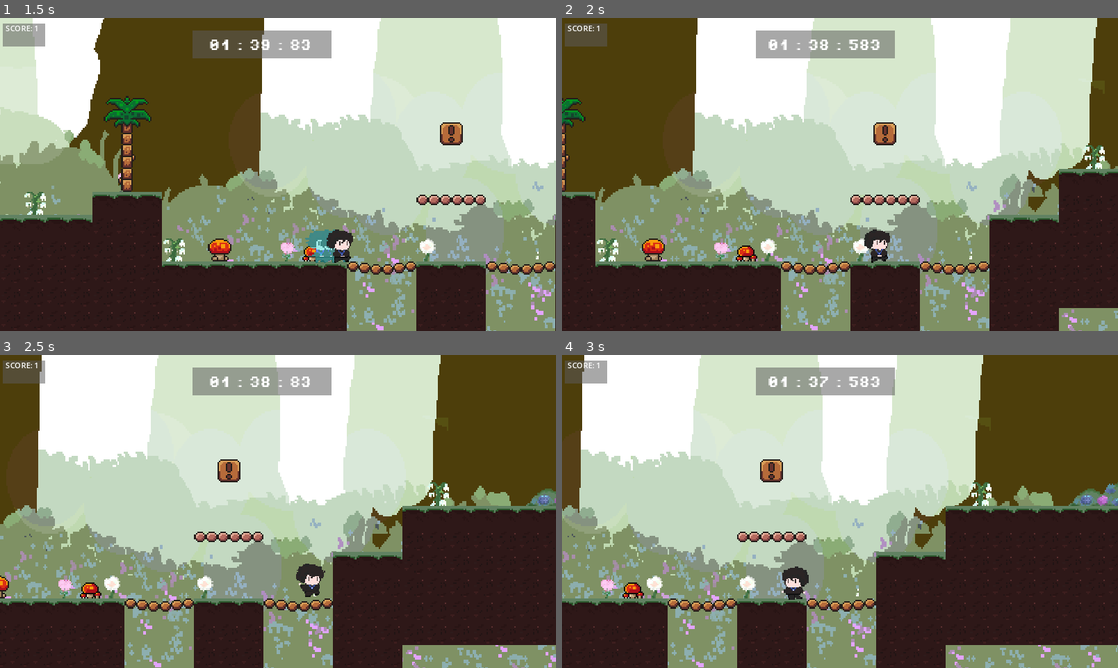
Above: before the commit, frames 1-4 (two rows, left to right).
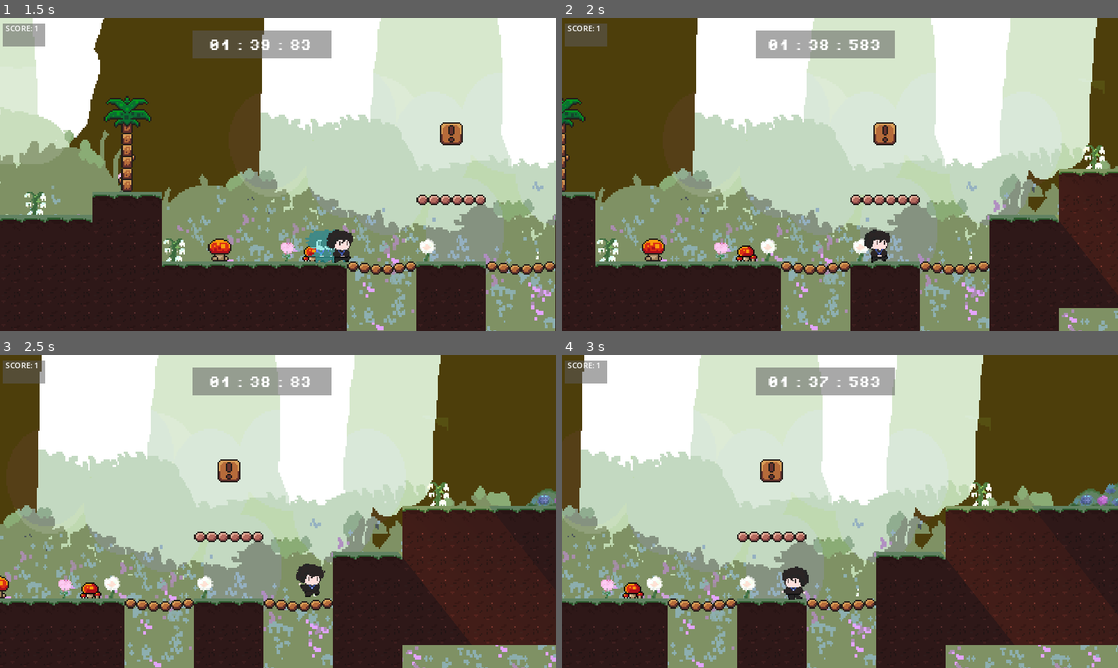
Above: after the commit, the same moments.

Repository: ajpolintan/GMTK_GameJam
Game: Godot game, scene res://Scenes/Main_Menu.tscn
The game is run twice, just before and just after one commit, with the same random seed, the same clock (stepped at 60 frames per second) and the same inputs.
Inputs (mouse positions are in pixels of both pictures, inside the frame that each line leads up to):
- Up to frame 1 (1.5 s): click "Start" at 0.5 s; tap Enter at 1.25 s; move the mouse to (400, 158) at 1.27 s; hold Right (move_right) from 1.28 s (still down); tap Shift (dash) at 1.35 s
- Up to frame 2 (2 s): keep holding Right (move_right); tap Space (jump) at 1.52 s
- Up to frame 3 (2.5 s): keep holding Right (move_right); move the mouse to (166, 527) at 2.02 s; right-click (166, 527) at 2.1 s; tap Space (jump) at 2.27 s
- Up to frame 4 (3 s): move the mouse to (895, 442) at 2.77 s; release Right (move_right) at 2.78 s; hold Left (move_left) from 2.78 s (still down); tap Shift (dash) at 2.85 s

Frame 1 is identical in both runs. In frame 2, 0.2% of the frame differs, in the area x 88-100%, y 41-84%; in frame 3, 0.3%; in frame 4, 0.3%, in the area x 68-98%, y 41-93%.

Commit message:
Added lighting

Diff:
--- a/Scenes/map1.tscn
+++ b/Scenes/map1.tscn
@@ -184,6 +184,16 @@
 
 [sub_resource type="WorldBoundaryShape2D" id="WorldBoundaryShape2D_ny2k1"]
 
+[sub_resource type="Gradient" id="Gradient_g4xrg"]
+colors = PackedColorArray(0, 0, 0, 1, 0.832207, 0.462867, 1.34766e-06, 1)
+
+[sub_resource type="GradientTexture2D" id="GradientTexture2D_6spi7"]
+gradient = SubResource("Gradient_g4xrg")
+width = 1024
+height = 389
+use_hdr = true
+fill = 1
+
 [node name="level1" type="Node2D"]
 script = ExtResource("1_yhhpa")
 
@@ -216,4 +226,22 @@
 position = Vector2(87, 62)
 shape = SubResource("WorldBoundaryShape2D_ny2k1")
 
+[node name="PointLight2D" type="PointLight2D" parent="."]
+z_index = -15
+position = Vector2(179, -181)
+rotation = -0.669491
+scale = Vector2(-0.0671503, 3.40136)
+color = Color(0.733177, 0.671492, 0.914742, 1)
+energy = 0.7
+texture = SubResource("GradientTexture2D_6spi7")
+
+[node name="PointLight2D2" type="PointLight2D" parent="."]
+z_index = -15
+position = Vector2(505, -309)
+rotation = -0.669491
+scale = Vector2(-0.0790447, 4.10968)
+color = Color(0.733177, 0.671492, 0.914742, 1)
+energy = 0.7
+texture = SubResource("GradientTexture2D_6spi7")
+
 [connection signal="chestGet" from="chest" to="." method="_on_chest_chest_get"]
--- a/Scenes/map2.tscn
+++ b/Scenes/map2.tscn
@@ -9,6 +9,15 @@
 [ext_resource type="PackedScene" uid="uid://dm4l7dxxxfvfv" path="res://Scenes/platform.tscn" id="7_7u0re"]
 
 [sub_resource type="WorldBoundaryShape2D" id="WorldBoundaryShape2D_6vjev"]
+
+[sub_resource type="Gradient" id="Gradient_6yynu"]
+colors = PackedColorArray(0, 0, 0, 1, 1, 0.0936195, 0.756791, 1)
+
+[sub_resource type="GradientTexture2D" id="GradientTexture2D_cbs8n"]
+gradient = SubResource("Gradient_6yynu")
+width = 1024
+height = 389
+use_hdr = true
 
 [node name="level2" type="Node2D"]
 script = ExtResource("1_wiicx")
@@ -43,4 +52,10 @@
 shape = SubResource("WorldBoundaryShape2D_6vjev")
 
 [node name="Platform" parent="." instance=ExtResource("7_7u0re")]
-position = Vector2(298, -242)
+
+[node name="PointLight2D" type="PointLight2D" parent="."]
+z_index = -15
+position = Vector2(116, -186)
+scale = Vector2(1.2995, 1.43355)
+energy = 0.75
+texture = SubResource("GradientTexture2D_cbs8n")
--- a/Scenes/platform.tscn
+++ b/Scenes/platform.tscn
@@ -4,6 +4,21 @@
 
 [sub_resource type="RectangleShape2D" id="RectangleShape2D_wavn2"]
 size = Vector2(51, 6)
+
+[sub_resource type="Animation" id="Animation_oew2y"]
+length = 0.001
+tracks/0/type = "value"
+tracks/0/imported = false
+tracks/0/enabled = true
+tracks/0/path = NodePath(".:position")
+tracks/0/interp = 1
+tracks/0/loop_wrap = true
+tracks/0/keys = {
+"times": PackedFloat32Array(0),
+"transitions": PackedFloat32Array(1),
+"update": 0,
+"values": [Vector2(298, -242)]
+}
 
 [sub_resource type="Animation" id="Animation_wuwuu"]
 resource_name = "move"
@@ -20,21 +35,6 @@
 "transitions": PackedFloat32Array(1, 1, 1),
 "update": 0,
 "values": [Vector2(298, -242), Vector2(298, -180), Vector2(298, -242)]
-}
-
-[sub_resource type="Animation" id="Animation_oew2y"]
-length = 0.001
-tracks/0/type = "value"
-tracks/0/imported = false
-tracks/0/enabled = true
-tracks/0/path = NodePath(".:position")
-tracks/0/interp = 1
-tracks/0/loop_wrap = true
-tracks/0/keys = {
-"times": PackedFloat32Array(0),
-"transitions": PackedFloat32Array(1),
-"update": 0,
-"values": [Vector2(298, -242)]
 }
 
 [sub_resource type="AnimationLibrary" id="AnimationLibrary_gup23"]
Not shown: 1 places in Scenes/map1.tscn that only renumber resources
Not shown: 1 places in Scenes/map2.tscn that only renumber resources
